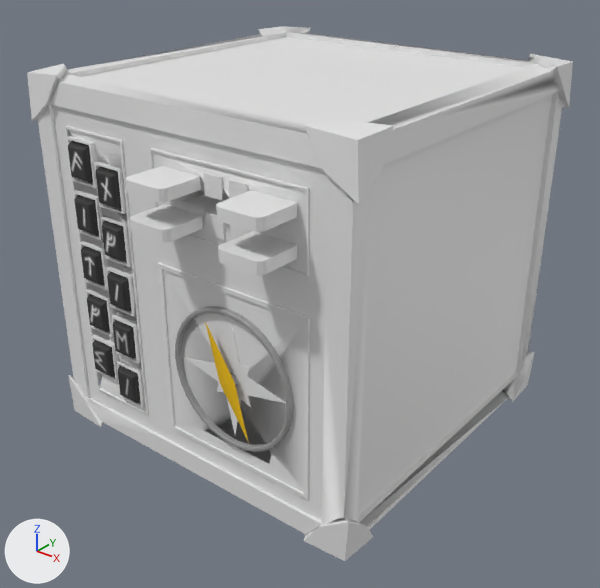
The FBX model Assets/3D Model/Pandora - New.fbx: old version first, new version second.
Before and after are seen from a 50 mm camera at (2.78, -3.55, 2.88) aimed at (0.08, -0.17, 0.79). The lights are fixed; the arrows at lower left show +X, +Y and +Z. The older version comes first.
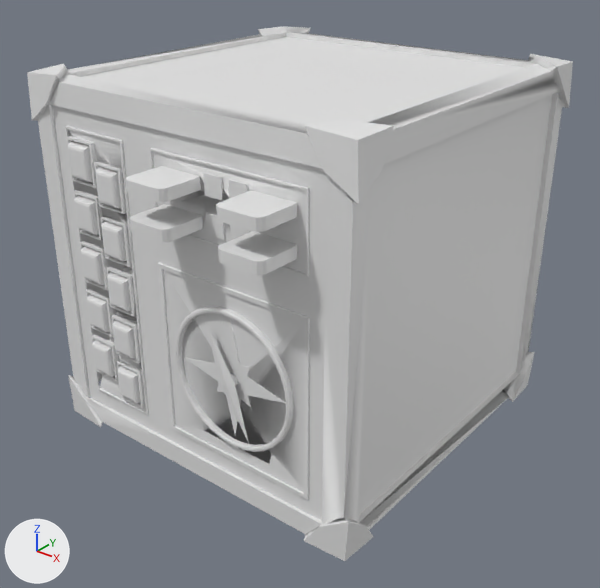
Edits to the bpy script that builds the scene:
```text
Change me_cylinder_004:
    where me_cylinder_004.from_pydata(...)  # 6 vertices, 8 faces; spans x -0.132..0.132, y -0.014..0.0, z -0.304..0.304
    remove me_cylinder_004.materials.append(mat_compas_base)  # picture img_compas_base_png
    add me_cylinder_004.materials.append(mat_compas)  # white #e7e7e7
Change me_plane_003:
    where me_plane_003.from_pydata(...)  # 20 vertices, 17 faces; spans x -0.079..0.079, y -0.05..0.0, z -0.097..0.097
    remove me_plane_003.materials.append(mat_button_10)  # picture img_button_10_base_png
    add me_plane_003.materials.append(mat_10_button)  # white #e7e7e7
Change me_plane_009:
    where me_plane_009.from_pydata(...)  # 20 vertices, 17 faces; spans x -0.079..0.079, y -0.05..0.0, z -0.097..0.097
    remove me_plane_009.materials.append(mat_button_10)  # picture img_button_10_base_png
    add me_plane_009.materials.append(mat_10_button)  # white #e7e7e7
Change me_plane_020:
    where me_plane_020.from_pydata(...)  # 20 vertices, 17 faces; spans x -0.079..0.079, y -0.05..0.0, z -0.097..0.097
    remove me_plane_020.materials.append(mat_button_10)  # picture img_button_10_base_png
    add me_plane_020.materials.append(mat_10_button)  # white #e7e7e7
Change me_plane_001:
    where me_plane_001.from_pydata(...)  # 20 vertices, 17 faces; spans x -0.079..0.079, y -0.05..0.0, z -0.097..0.097
    remove me_plane_001.materials.append(mat_button_10)  # picture img_button_10_base_png
    add me_plane_001.materials.append(mat_10_button)  # white #e7e7e7
Change me_cylinder:
    where me_cylinder.from_pydata(...)  # 256 vertices, 256 faces; spans x -0.388..0.388, y -0.029..0.0, z -0.388..0.388
    remove me_cylinder.materials.append(mat_compas_base)  # picture img_compas_base_png
    add me_cylinder.materials.append(mat_pandora)  # white #e7e7e7
Change me_plane_002:
    where me_plane_002.from_pydata(...)  # 20 vertices, 17 faces; spans x -0.079..0.079, y -0.05..0.0, z -0.097..0.097
    remove me_plane_002.materials.append(mat_button_10)  # picture img_button_10_base_png
    add me_plane_002.materials.append(mat_10_button)  # white #e7e7e7
Change me_plane_008:
    where me_plane_008.from_pydata(...)  # 20 vertices, 17 faces; spans x -0.079..0.079, y -0.05..0.0, z -0.097..0.097
    remove me_plane_008.materials.append(mat_button_10)  # picture img_button_10_base_png
    add me_plane_008.materials.append(mat_10_button)  # white #e7e7e7
Change me_plane_006:
    where me_plane_006.from_pydata(...)  # 20 vertices, 17 faces; spans x -0.079..0.079, y -0.05..0.0, z -0.097..0.097
    remove me_plane_006.materials.append(mat_button_10)  # picture img_button_10_base_png
    add me_plane_006.materials.append(mat_10_button)  # white #e7e7e7
Change me_plane_005:
    where me_plane_005.from_pydata(...)  # 20 vertices, 17 faces; spans x -0.079..0.079, y -0.05..0.0, z -0.097..0.097
    remove me_plane_005.materials.append(mat_button_10)  # picture img_button_10_base_png
    add me_plane_005.materials.append(mat_10_button)  # white #e7e7e7
Change me_plane_007:
    where me_plane_007.from_pydata(...)  # 20 vertices, 17 faces; spans x -0.079..0.079, y -0.05..0.0, z -0.097..0.097
    remove me_plane_007.materials.append(mat_button_10)  # picture img_button_10_base_png
    add me_plane_007.materials.append(mat_10_button)  # white #e7e7e7
Change me_plane_004:
    where me_plane_004.from_pydata(...)  # 20 vertices, 17 faces; spans x -0.079..0.079, y -0.05..0.0, z -0.097..0.097
    remove me_plane_004.materials.append(mat_button_10)  # picture img_button_10_base_png
    add me_plane_004.materials.append(mat_10_button)  # white #e7e7e7
```

Where the change shows, as pixel boxes (x1, y1, x2, y2) in the pictures (600 x 588 px):
'Cycle', recoloured (grey to white): (175, 306, 294, 452) in both
'Jarum', recoloured (yellow to white): (205, 322, 249, 443) in both
'Plane.005', recoloured (black to white): (96, 166, 121, 208) in both
'Plane', recoloured (grey to white): (68, 141, 93, 182) in both
'Plane.006', recoloured (grey to white): (102, 221, 127, 261) in both
'Plane.001', recoloured (black to white): (74, 195, 99, 235) in both
'Plane.007', recoloured (black to white): (107, 272, 131, 311) in both
'Plane.002', recoloured (black to white): (81, 246, 105, 285) in both
'Plane.008', recoloured (grey to white): (113, 320, 136, 358) in both
'Plane.003', recoloured (grey to white): (87, 294, 110, 332) in both
'Plane.009', recoloured (black to white): (118, 366, 141, 403) in both
'Plane.004', recoloured (black to white): (92, 340, 115, 377) in both
